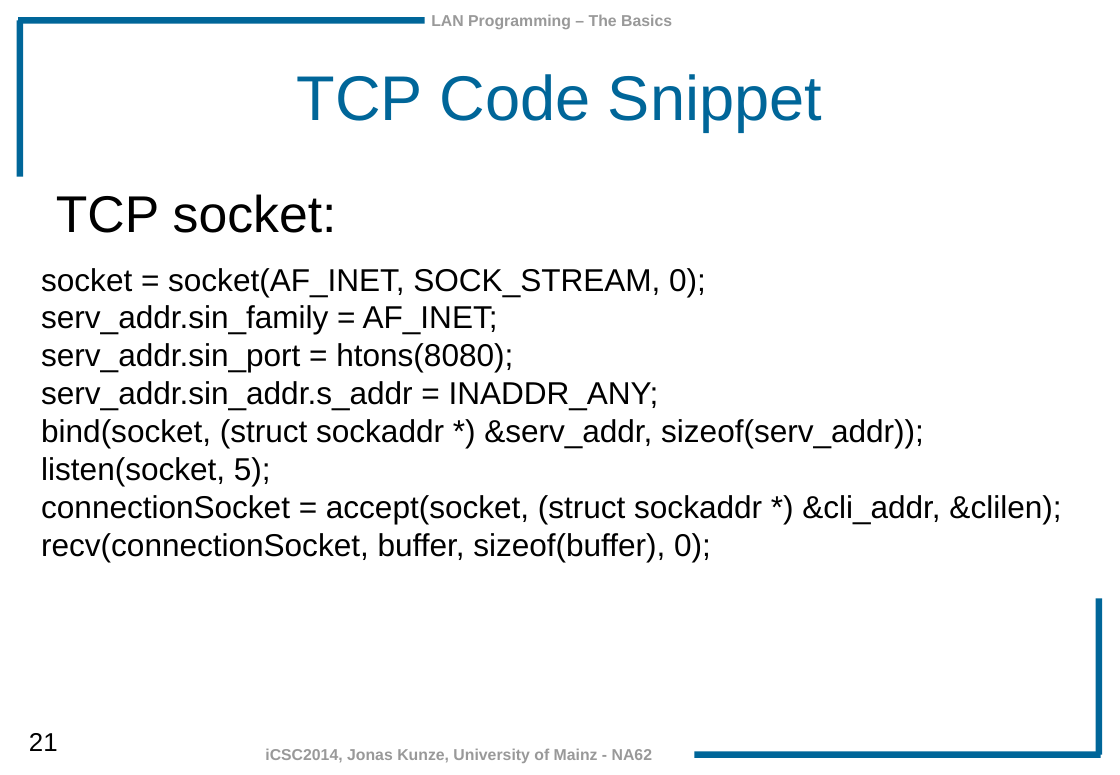
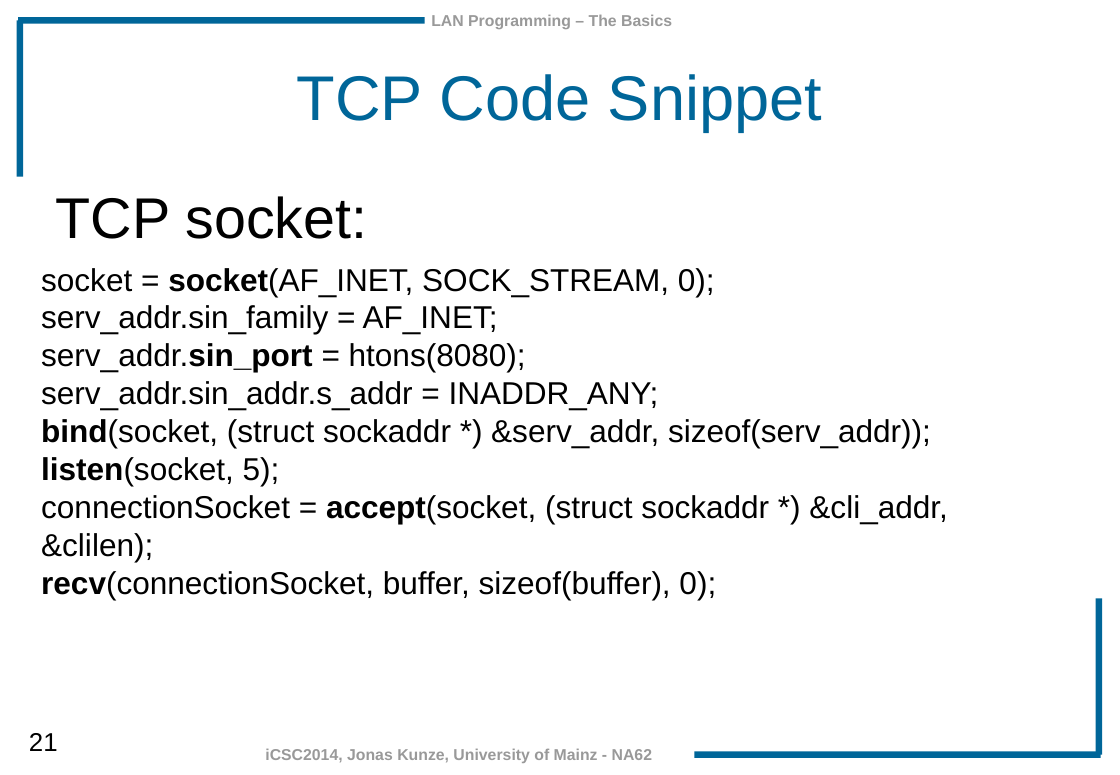
Before and after one commit to JonasKunze/icsc2014, a slide deck: slide 21 of iCSC-2014-LAN_Programming_Basics.odp. Drawn at 1120x775 pixels with LibreOffice and Linux fonts; fonts in the diff are those of the drawing; background and template pictures are left out. Boxes give left, top, right and bottom in pixels: in the first picture for what was removed or moved away, otherwise in the second. Text is boxed around its words. In the diff, an @@ line names an element or a change of style, - is before the commit and + after.

```diff
--- a/iCSC-2014-LAN_Programming_Basics.odp
+++ b/iCSC-2014-LAN_Programming_Basics.odp
@@ text at (56, 196, 368, 239): size 36 to 40 pt in "TCP socket:" @@
@@ text at (41, 268, 947, 599): bold on in "socket(AF_INET,", "serv_addr.sin_port", "bind(socket,", "listen(socket," and 2 more places @@
```
Also in this commit, not shown: 29 other slides changed, 6 other files.
